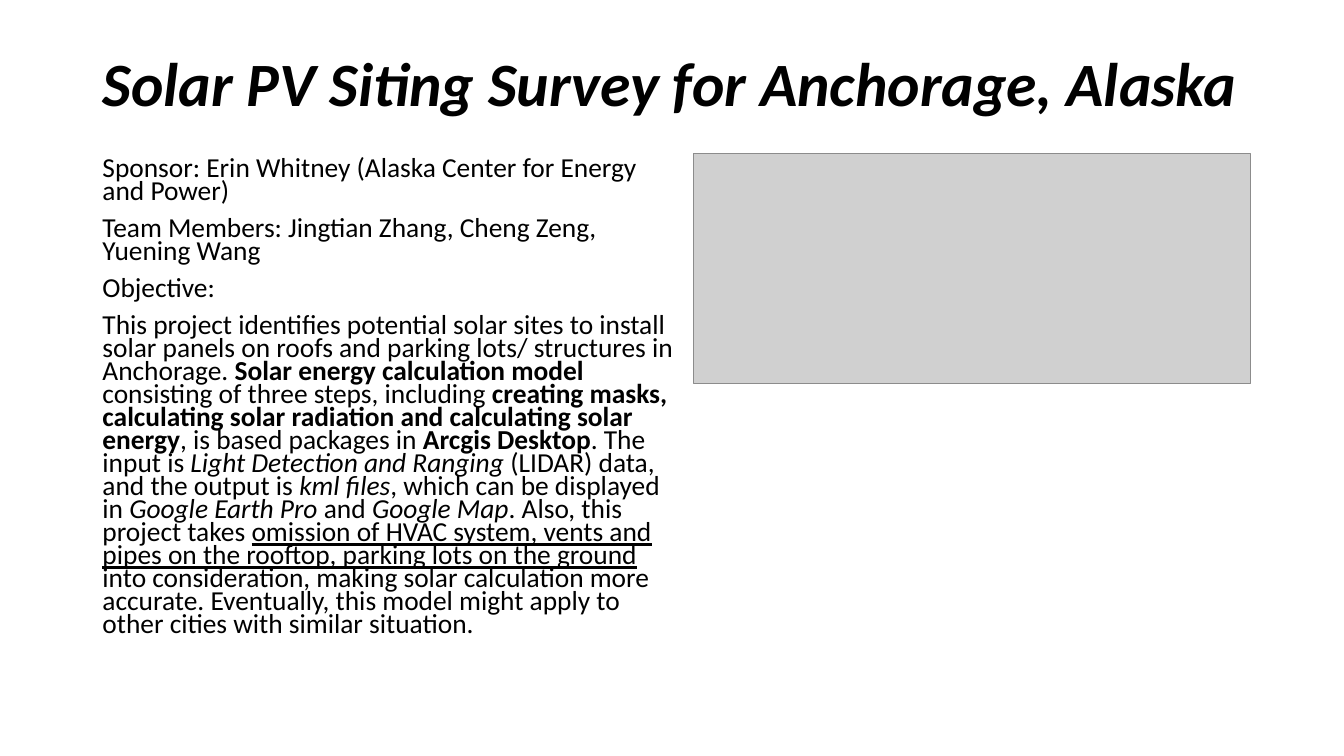
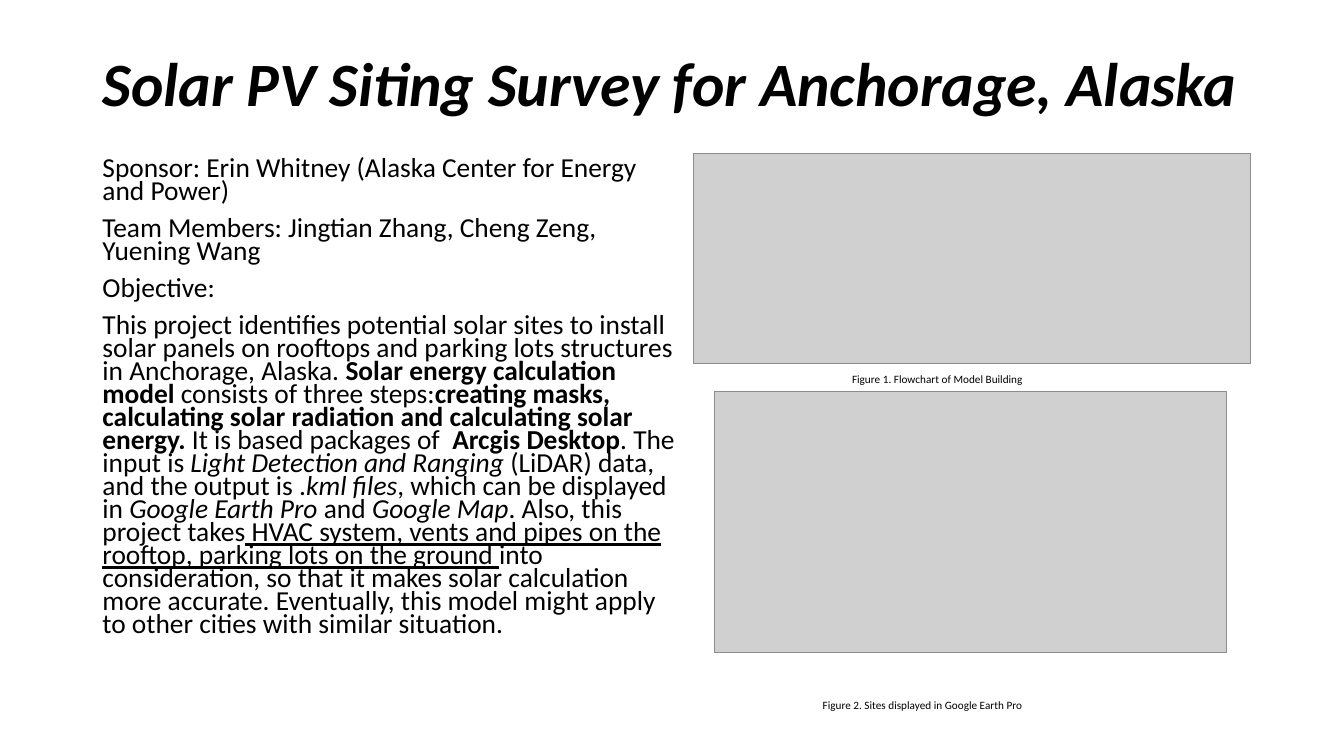
Before and after one commit to Yueningwang/ASAP, a slide deck: slide 2 of doc/1 slide Capstone Project.pptx. Drawn at 1344x756 pixels with LibreOffice and Linux fonts; fonts in the diff are those of the drawing; grey boxes stand for pictures. Boxes give left, top, right and bottom in pixels: in the first picture for what was removed or moved away, otherwise in the second. Text is boxed around its words. In the diff, an @@ line names an element or a change of style, - is before the commit and + after.

Commit message:
Update 1-slide

```diff
--- a/doc/1 slide Capstone Project.pptx
+++ b/doc/1 slide Capstone Project.pptx
@@ picture: place and size @@
-picture at (694,153,1250,384)
+picture at (694,153,1250,363)
@@ text at (102,315,674,634): text changed @@
-This project identifies potential solar sites to install solar panels on roofs and parking lots/ structures in Anchorage. Solar energy calculation model consisting of three steps, including creating masks, calculating solar radiation and calculating solar energy, is based packages in Arcgis Desktop. The input is Light Detection and Ranging (LIDAR) data, and the output is kml files, which can be displayed in Google Earth Pro and Google Map. Also, this project takes omission of HVAC system, vents and pipes on the rooftop, parking lots on the ground into consideration, making solar calculation more accurate. Eventually, this model might apply to other cities with similar situation.
+This project identifies potential solar sites to install solar panels on rooftops and parking lots structures in Anchorage, Alaska. Solar energy calculation model consists of three steps:creating masks, calculating solar radiation and calculating solar energy. It is based packages of Arcgis Desktop. The input is Light Detection and Ranging (LiDAR) data, and the output is .kml files, which can be displayed in Google Earth Pro and Google Map. Also, this project takes HVAC system, vents and pipes on the rooftop, parking lots on the ground into consideration, so that it makes solar calculation more accurate. Eventually, this model might apply to other cities with similar situation.
@@ text added at (852,375,1023,385), 8 pt, text #000000 @@
+Figure 1. Flowchart of Model Building
@@ picture added at (715,391,1227,652) @@
@@ text added at (823,701,1022,711), 8 pt, text #000000 @@
+Figure 2. Sites displayed in Google Earth Pro
```
